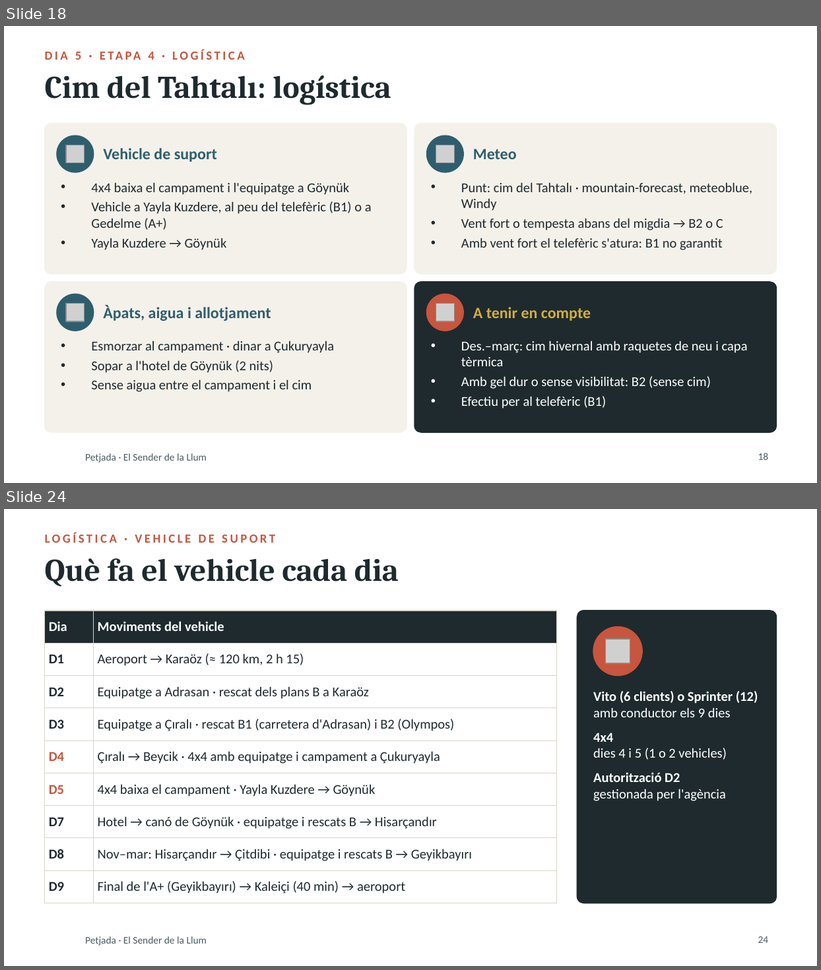
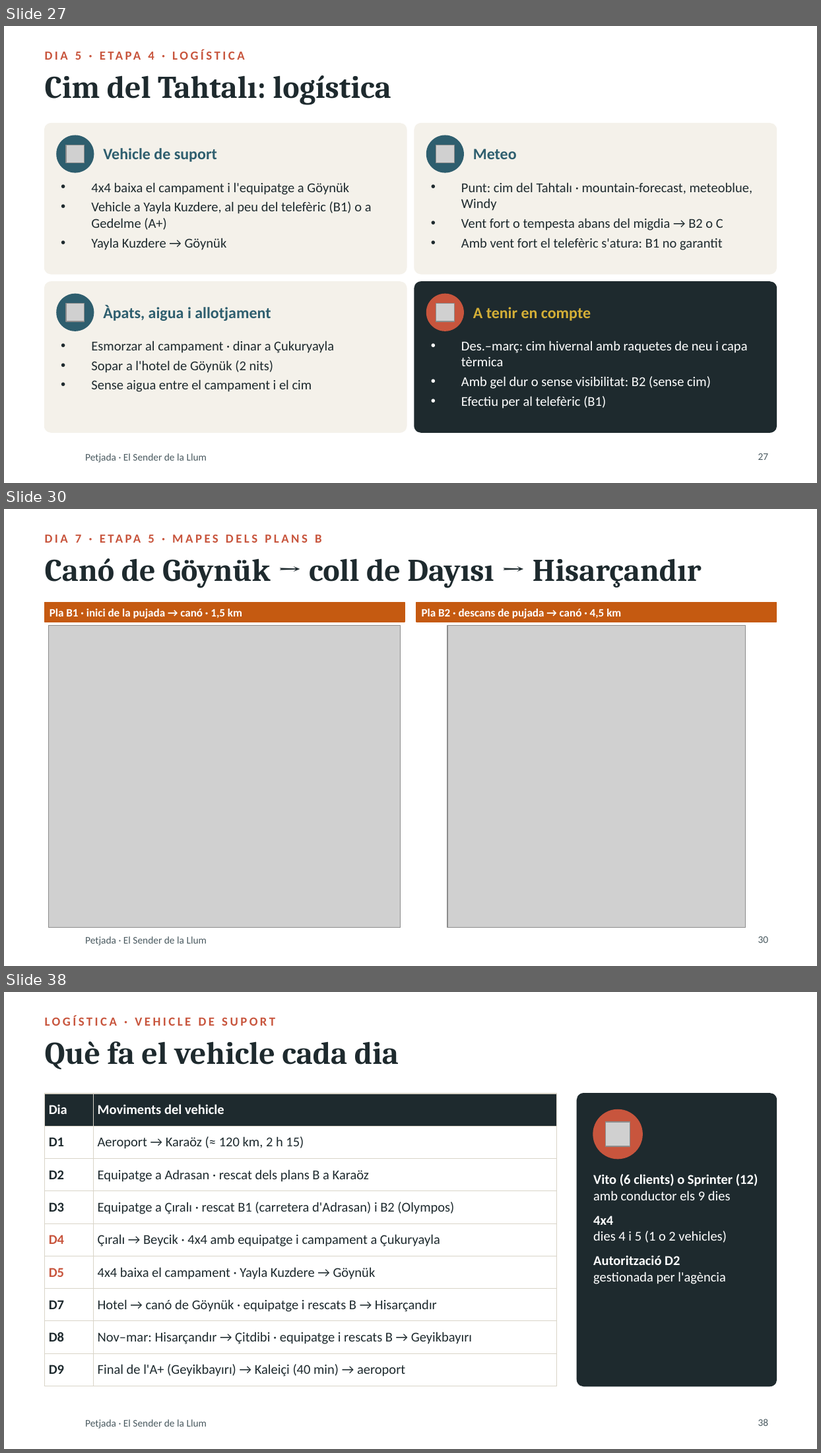
Before and after one commit to stosalca/sender-de-la-llum, a slide deck: Presentacio_2_Petjada.pptx. Shown one above the other, each under a label of ours: slides 18 and 24 before the commit, slides 27, 30 and 38 after it; the slides between them are not shown. The pictures are 821x970 and 821x1453 pixels, drawn with LibreOffice and Linux fonts; fonts in the diff are those of the drawing; grey boxes stand for pictures; background and template pictures are left out. Boxes give left, top, right and bottom in pixels: in the first picture for what was removed or moved away, otherwise in the second. Text is boxed around its words. In the diff, an @@ line names an element or a change of style, - is before the commit and + after.

```diff
--- a/Presentacio_2_Petjada.pptx
+++ b/Presentacio_2_Petjada.pptx
@@ slide 30 added at bbox=[4, 509, 817, 966], background #FFFFFF; not listed: 1 template element that a slide beside it also shows @@
@@ text added at bbox=[75, 535, 322, 543], 11 pt, text #C8553D, bold @@
+DIA 7 · ETAPA 5 · MAPES DELS PLANS B
@@ title added at bbox=[45, 559, 702, 588], 28 pt, text #1E2A2E, bold @@
+Canó de Göynük → coll de Dayısı → Hisarçandır
@@ rectangle added at bbox=[45, 603, 404, 622], fill #C55A11, outline #C55A11 1 pt @@
@@ rectangle added at bbox=[417, 603, 776, 622], fill #C55A11, outline #C55A11 1 pt @@
@@ picture added at bbox=[49, 625, 401, 927] @@
@@ text added at bbox=[50, 609, 242, 619], 10 pt, text #FFFFFF, bold @@
+Pla B1 · inici de la pujada → canó · 1,5 km
@@ text added at bbox=[422, 609, 621, 619], 10 pt, text #FFFFFF, bold @@
+Pla B2 · descans de pujada → canó · 4,5 km
@@ picture added at bbox=[447, 625, 746, 927] @@
@@ page number added at bbox=[758, 937, 769, 943], 9 pt, text #4A5A60 @@
+30
@@ what was slide 18 is now slide 27 @@
@@ page number at bbox=[758, 454, 769, 460]: text changed @@
-18
+27
@@ what was slide 24 is now slide 38 @@
@@ page number at bbox=[758, 1419, 769, 1426]: text changed @@
-24
+38
```
Also in this commit, not shown: 18 slides changed, 13 other slides added, 41 other files.
